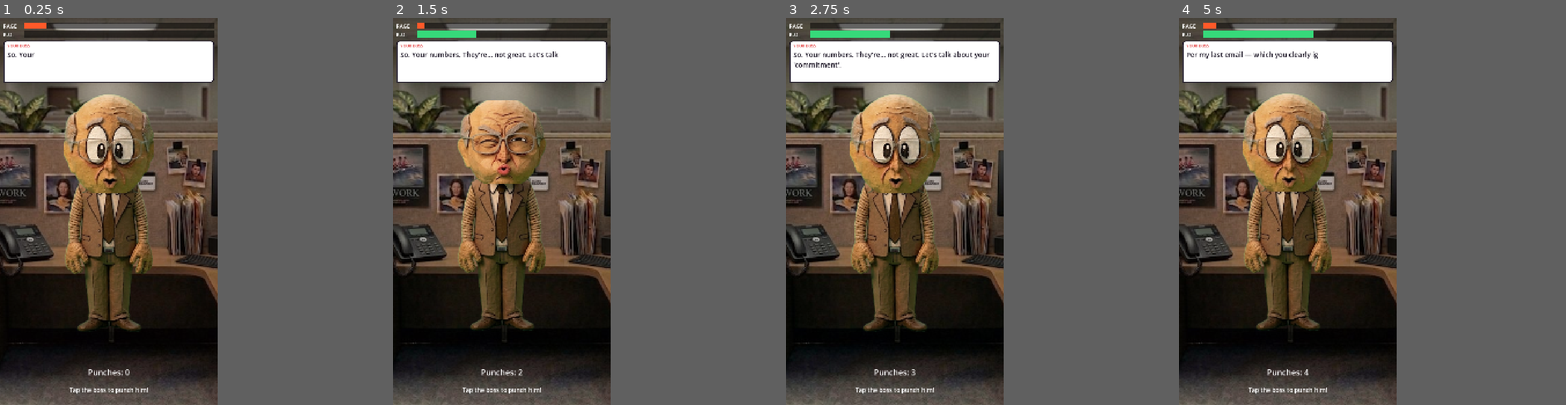
Above: before the commit, frames 1-4 (left to right).
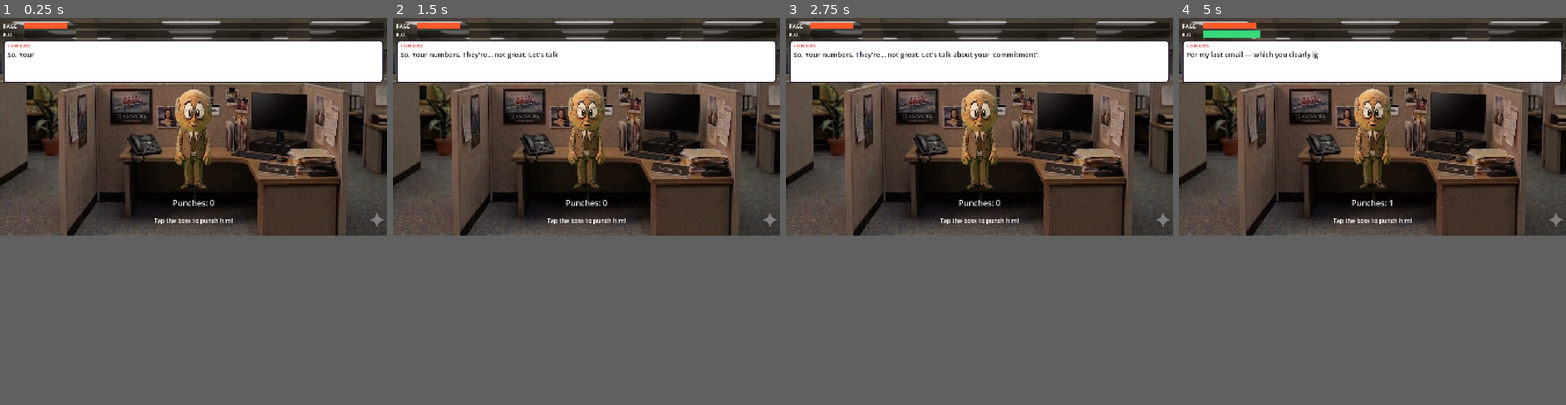
Above: after the commit, the same moments.

Repository: StaraxcreamTM/punch-my-boss-jun-14-2026
Game: Godot game, scene res://scenes/main.tscn
The game is run twice, just before and just after one commit, with the same random seed, the same clock (stepped at 60 frames per second) and the same inputs.
Inputs (mouse positions are in pixels of both pictures, inside the frame that each line leads up to):
- Up to frame 1 (0.25 s): no input
- Up to frame 2 (1.5 s): move the mouse to (547, 192) at 0.52 s; click (547, 192) at 0.67 s; move the mouse to (458, 230) at 1.27 s; click (458, 230) at 1.42 s
- Up to frame 3 (2.75 s): move the mouse to (917, 126) at 2.02 s; click (917, 126) at 2.17 s
- Up to frame 4 (5 s): move the mouse to (1275, 288) at 2.77 s; click (1275, 288) at 2.92 s; move the mouse to (1353, 269) at 3.52 s; click (1353, 269) at 3.67 s; move the mouse to (1221, 153) at 4.27 s; click (1221, 153) at 4.42 s
The window is 450x800 before the commit and 800x450 after it. Grey fills any space a smaller window leaves; there, only what the larger window draws over its background counts as a difference.

The runs differ from the first frame. In frame 1, 52% of the frame differs, in the area x 0-100%, y 0-100%; in frame 2, 52%; in frame 3, 53%; in frame 4, 52%.

Commit message:
v0.5: landscape orientation (hold phone sideways)
- project.godot: switch to 1920x1080 landscape, orientation=Landscape
- main.tscn: re-anchor + scale the boss to fit the shorter landscape
  height (feet planted, centered in front of the desk); reposition the
  ground shadow to match
- main.gd: make _apply_safe_area desktop-safe so the Punches counter and
  hint are no longer pushed off-screen when running on PC

Co-Authored-By: Claude Opus 4.8 <noreply@anthropic.com>

Diff:
--- a/game/project.godot
+++ b/game/project.godot
@@ -19,13 +19,13 @@
 
 [display]
 
-window/size/viewport_width=1080
-window/size/viewport_height=1920
-window/size/window_width_override=432
-window/size/window_height_override=768
+window/size/viewport_width=1920
+window/size/viewport_height=1080
+window/size/window_width_override=960
+window/size/window_height_override=540
 window/stretch/mode="canvas_items"
 window/stretch/aspect="expand"
-window/handheld/orientation=1
+window/handheld/orientation=0
 
 [rendering]
 
--- a/game/scenes/main.tscn
+++ b/game/scenes/main.tscn
@@ -64,27 +64,29 @@
 [node name="Shadow" type="Panel" parent="Safe"]
 layout_mode = 1
 anchor_left = 0.5
-anchor_top = 0.5
+anchor_top = 1.0
 anchor_right = 0.5
-anchor_bottom = 0.5
-offset_left = -230.0
-offset_top = 596.0
-offset_right = 230.0
-offset_bottom = 636.0
-grow_horizontal = 2
-grow_vertical = 2
+anchor_bottom = 1.0
+offset_left = -115.0
+offset_top = -224.0
+offset_right = 115.0
+offset_bottom = -200.0
+grow_horizontal = 2
+grow_vertical = 0
 theme_override_styles/panel = SubResource("shadow")
 
 [node name="Boss" type="Control" parent="Safe"]
 layout_mode = 1
-anchor_left = 0.5
-anchor_top = 0.5
-anchor_right = 0.5
-anchor_bottom = 0.5
-offset_left = -260.0
-offset_top = -620.0
-offset_right = 260.0
-offset_bottom = 620.0
+anchor_left = 0.0
+anchor_top = 0.0
+anchor_right = 0.0
+anchor_bottom = 0.0
+offset_left = 851.0
+offset_top = 339.0
+offset_right = 1371.0
+offset_bottom = 1579.0
+pivot_offset = Vector2(0, 0)
+scale = Vector2(0.42, 0.42)
 grow_horizontal = 2
 grow_vertical = 2
 mouse_filter = 0
--- a/game/scripts/main.gd
+++ b/game/scripts/main.gd
@@ -179,6 +179,15 @@
 	rig.pivot_offset = Vector2(rig.size.x / 2.0, rig.size.y)
 
 func _apply_safe_area() -> void:
+	# Safe-area insets only make sense on handhelds. On desktop the "display
+	# safe area" is the whole monitor, which would shove the bottom UI (counter,
+	# hint) off-screen — so there we just use the full viewport.
+	if OS.get_name() not in ["Android", "iOS"]:
+		safe.offset_left = 0.0
+		safe.offset_top = 0.0
+		safe.offset_right = 0.0
+		safe.offset_bottom = 0.0
+		return
 	var screen := Vector2(DisplayServer.window_get_size())
 	if screen.x <= 0.0 or screen.y <= 0.0:
 		return
